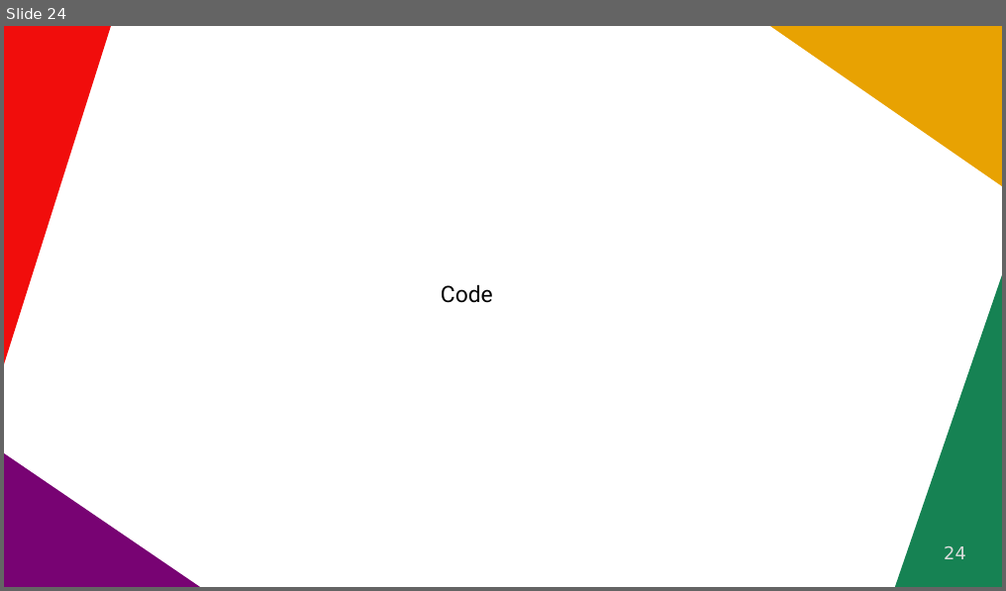
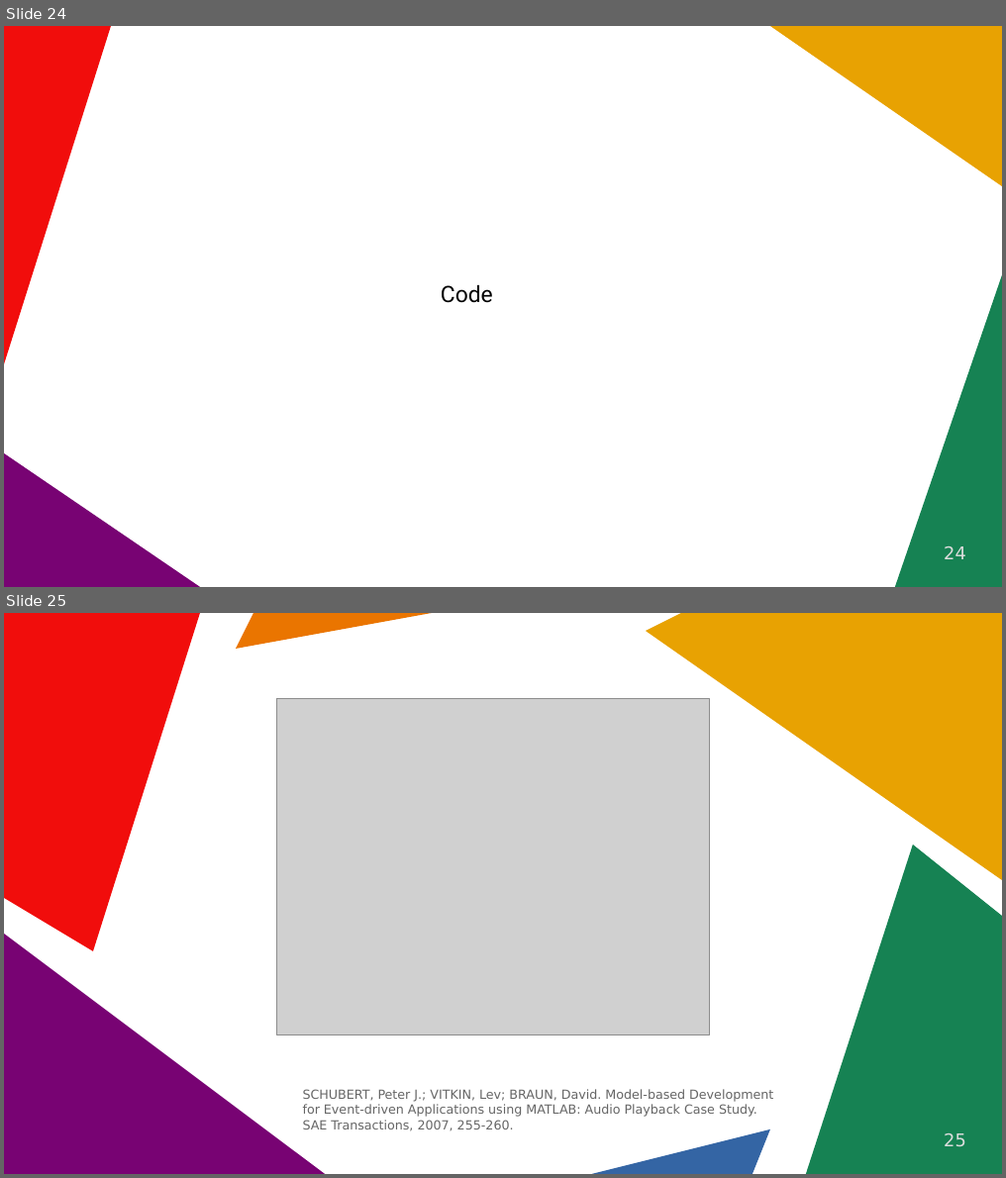
Before and after one commit to olbotta/audio-testing, a slide deck: slides/slides.odp. Shown one above the other, each under a label of ours: slide 24 before the commit, slides 24 and 25 after it. The pictures are 1006x591 and 1006x1178 pixels, drawn with LibreOffice and Linux fonts; fonts in the diff are those of the drawing; grey boxes stand for pictures. Boxes give left, top, right and bottom in pixels: in the first picture for what was removed or moved away, otherwise in the second. Text is boxed around its words. In the diff, an @@ line names an element or a change of style, - is before the commit and + after.

```diff
--- a/slides/slides.odp
+++ b/slides/slides.odp
@@ slide 25 added at (4,613,1002,1174), background #FFFFFF @@
@@ freeform shape added at (4,613,200,952), fill #F10D0C @@
@@ freeform shape added at (236,613,433,649), fill #EA7500 @@
@@ freeform shape added at (647,613,1002,880), fill #E8A202 @@
@@ picture added at (276,698,710,1035) @@
@@ freeform shape added at (806,845,1002,1174), fill #168253 @@
@@ freeform shape added at (4,934,325,1174), fill #780373 @@
@@ text added at (303,1089,773,1132), 10 pt, text #666666 @@
+SCHUBERT, Peter J.; VITKIN, Lev; BRAUN, David. Model-based Development for Event-driven Applications using MATLAB: Audio Playback Case Study. SAE Transactions, 2007, 255-260.
@@ freeform shape added at (593,1130,771,1174), fill #3465A4 @@
@@ page number added at (944,1134,966,1148), 14 pt, text #DDDDDD @@
+25
```
Also in this commit, not shown: 3 slides changed, 2 slides removed, 1 other file.
